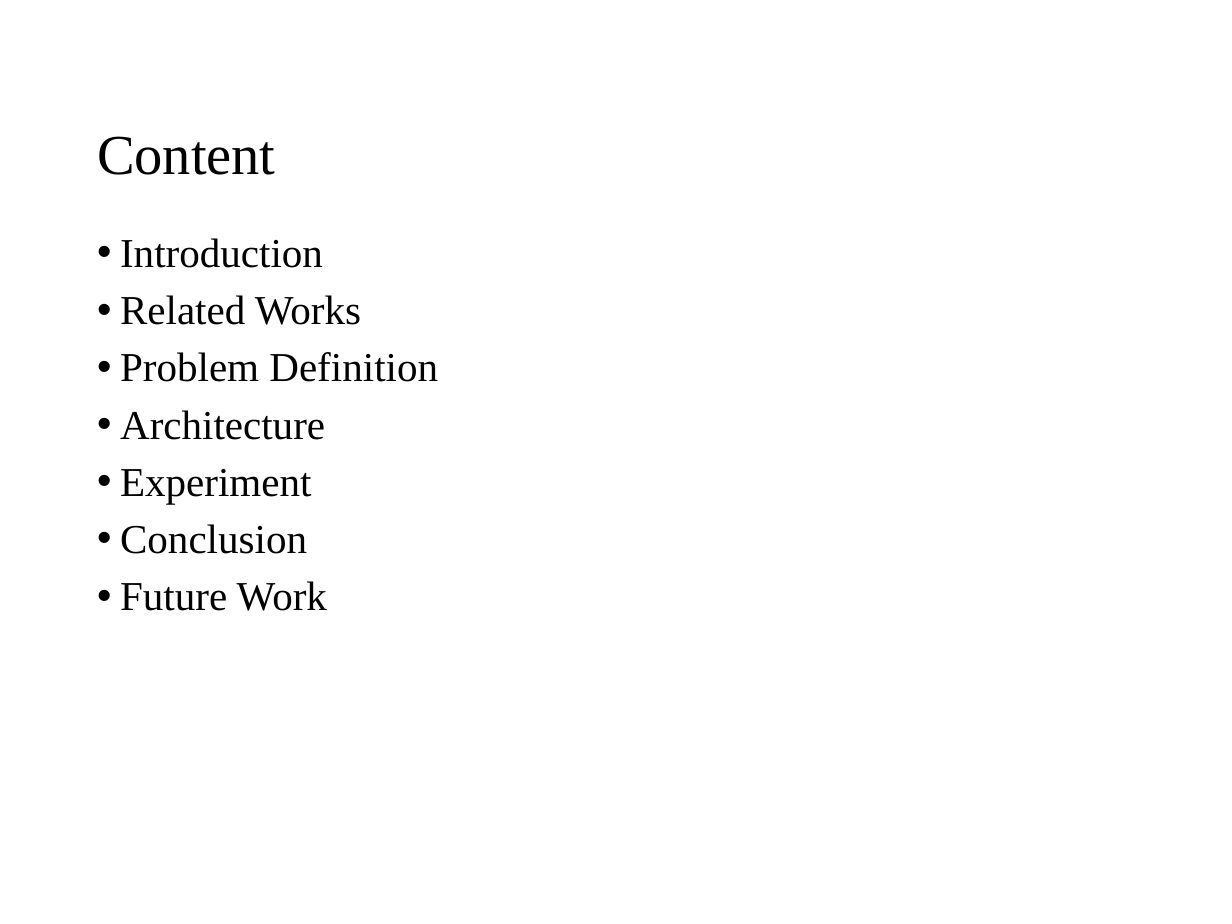
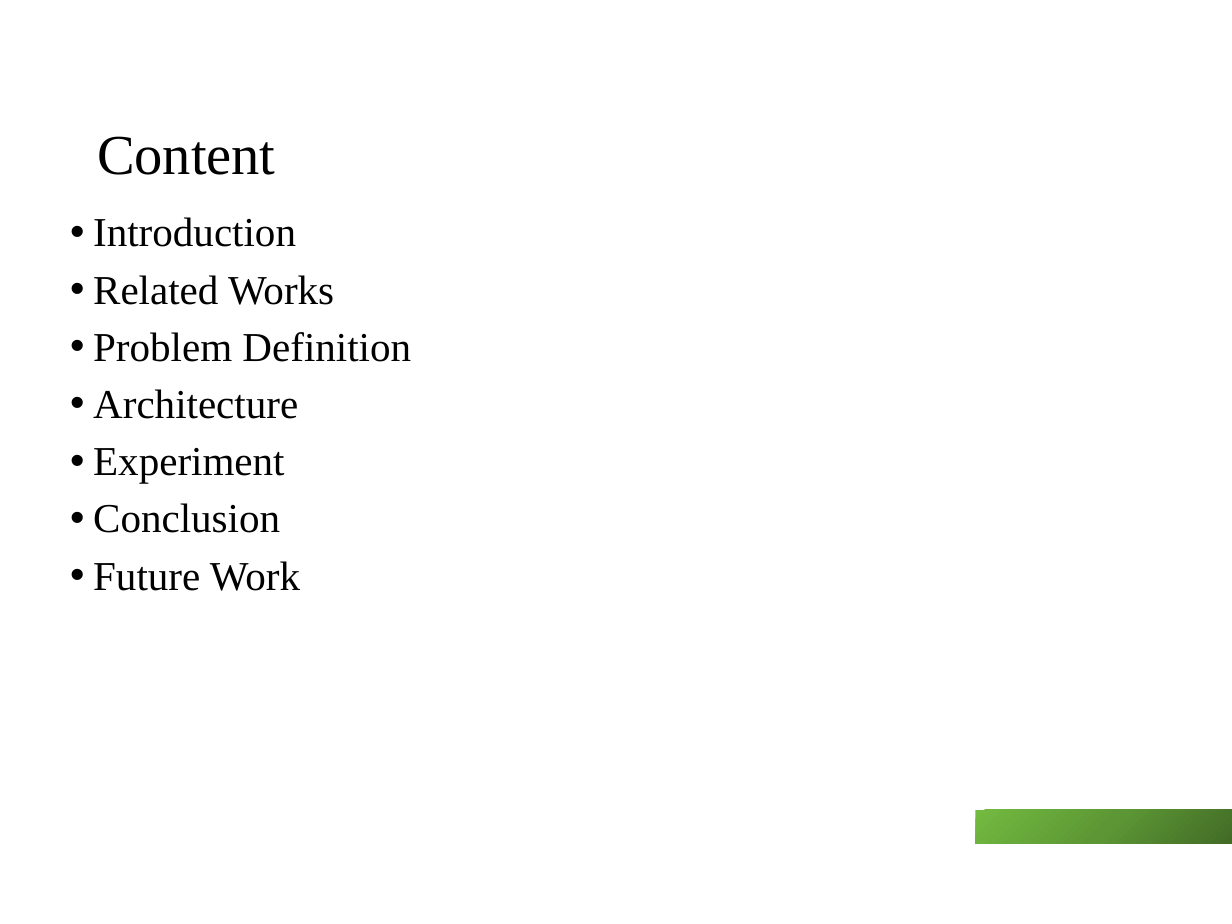
Before and after one commit to chennanoka/Thesis, a slide deck: slide 2 of ThesisPresentationV2.pptx. Drawn at 1232x924 pixels with LibreOffice and Linux fonts; fonts in the diff are those of the drawing; background and template pictures are left out. Boxes give left, top, right and bottom in pixels: in the first picture for what was removed or moved away, otherwise in the second. Text is boxed around its words. In the diff, an @@ line names an element or a change of style, - is before the commit and + after.

```diff
--- a/ThesisPresentationV2.pptx
+++ b/ThesisPresentationV2.pptx
@@ text "Introduction" moved from (x1=120, y1=238, x2=438, y2=611) to (x1=93, y1=217, x2=411, y2=591) @@
@@ rectangle added at (x1=976, y1=809, x2=1232, y2=844), fill gradient #416B26 to #5D9835 to #73BA40 @@
```
Also in this commit, not shown: 22 other slides changed, 1 slide added, 8 other files.
